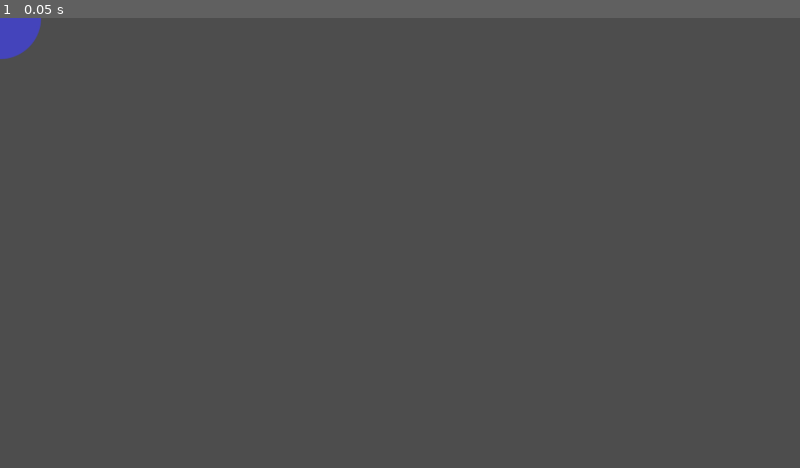
Above: before the commit, frame 1.
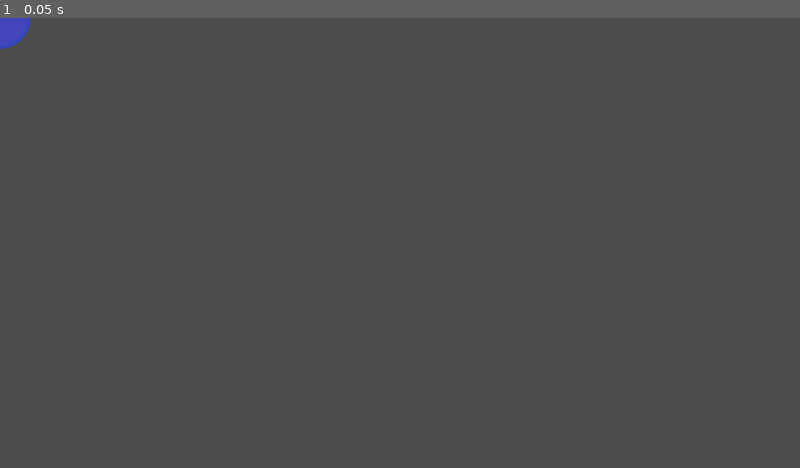
Above: after the commit, the same moment.

Repository: 0xEvsky/marboota-hearts-gm
Game: Godot game, scene res://scenes/player.tscn
Two runs of this game, one before a commit and one after it. Both use one fixed random seed, a clock stepped at 60 frames per second and the inputs below. This scene is started directly instead of the project's main scene.
Inputs:
- Up to frame 1 (0.05 s): no input

The runs differ from the first frame. In frame 1, 0.2% of the frame differs, in the area x 0-6%, y 0-10%.
Error in both runs: Invalid access to property or key 'sdk' on a base object of type 'null instance'. (res://scripts/network_manager.gd:26)

Commit message:
cutouts, backend fixes

Diff:
--- a/game/scenes/player.tscn
+++ b/game/scenes/player.tscn
@@ -4,20 +4,23 @@
 [ext_resource type="Texture2D" uid="uid://d3yb3sd1v6v7y" path="res://assets/graphics/icon.png" id="2_tdhj7"]
 
 [node name="Player" type="Node2D"]
+scale = Vector2(0.75, 0.75)
 script = ExtResource("1_qdsxo")
 
 [node name="IconBorder" type="Sprite2D" parent="."]
+modulate = Color(0.737255, 1, 1, 1)
 scale = Vector2(1.1, 1.1)
 texture = ExtResource("2_tdhj7")
 
-[node name="Icon" type="Sprite2D" parent="."]
+[node name="Cutout" type="TextureRect" parent="."]
+clip_children = 1
+anchors_preset = 15
+anchor_right = 1.0
+anchor_bottom = 1.0
+grow_horizontal = 2
+grow_vertical = 2
 texture = ExtResource("2_tdhj7")
 
-[node name="TextureRect" type="TextureRect" parent="."]
-anchors_preset = 8
-anchor_left = 0.5
-anchor_top = 0.5
-anchor_right = 0.5
-anchor_bottom = 0.5
-grow_horizontal = 2
-grow_vertical = 2
+[node name="Icon" type="Sprite2D" parent="Cutout"]
+position = Vector2(60, 60)
+texture = ExtResource("2_tdhj7")
--- a/game/scenes/table.tscn
+++ b/game/scenes/table.tscn
@@ -23,21 +23,21 @@
 texture = ExtResource("1_4ps2g")
 
 [node name="Seat0" parent="." instance=ExtResource("2_bw1av")]
-scale = Vector2(1.5, 1.5)
+scale = Vector2(1.2, 1.2)
 
 [node name="Seat1" parent="." instance=ExtResource("2_bw1av")]
 position = Vector2(-313, 0)
-scale = Vector2(1.5, 1.5)
+scale = Vector2(1.2, 1.2)
 seat_num = 1
 
 [node name="Seat2" parent="." instance=ExtResource("2_bw1av")]
 position = Vector2(0, -313)
-scale = Vector2(1.5, 1.5)
+scale = Vector2(1.2, 1.2)
 seat_num = 2
 
 [node name="Seat3" parent="." instance=ExtResource("2_bw1av")]
 position = Vector2(313, 0)
-scale = Vector2(1.5, 1.5)
+scale = Vector2(1.2, 1.2)
 seat_num = 3
 
 [node name="Anchor0" type="Node2D" parent="."]
@@ -84,28 +84,28 @@
 
 [node name="Hand0" parent="." node_paths=PackedStringArray("anchor", "score") instance=ExtResource("6_605ca")]
 position = Vector2(0, 225)
-scale = Vector2(0.25, 0.25)
+scale = Vector2(0.3, 0.3)
 anchor = NodePath("../CardAnchor0")
 score = NodePath("../Score0")
 
 [node name="Hand1" parent="." node_paths=PackedStringArray("anchor", "score") instance=ExtResource("6_605ca")]
 position = Vector2(-225, 0)
 rotation = 1.5708
-scale = Vector2(0.25, 0.25)
+scale = Vector2(0.3, 0.3)
 anchor = NodePath("../CardAnchor1")
 score = NodePath("../Score1")
 
 [node name="Hand2" parent="." node_paths=PackedStringArray("anchor", "score") instance=ExtResource("6_605ca")]
 position = Vector2(0, -225)
 rotation = 3.14159
-scale = Vector2(0.25, 0.25)
+scale = Vector2(0.3, 0.3)
 anchor = NodePath("../CardAnchor2")
 score = NodePath("../Score2")
 
 [node name="Hand3" parent="." node_paths=PackedStringArray("anchor", "score") instance=ExtResource("6_605ca")]
 position = Vector2(225, 0)
 rotation = -1.5708
-scale = Vector2(0.25, 0.25)
+scale = Vector2(0.3, 0.3)
 anchor = NodePath("../CardAnchor3")
 score = NodePath("../Score3")
 
--- a/game/scripts/network_manager.gd
+++ b/game/scripts/network_manager.gd
@@ -18,7 +18,7 @@
 func _ready() -> void:
 	var _backend_url := str(JavaScriptBridge.eval("window.location.hostname", true)) # true = safe
 	var full_url := "wss://" + _backend_url + _backend_url_suffix
-	#var full_url := "ws://localhost:3000/ws"
+	# var full_url := "ws://localhost:3000/ws"
 	#$"../Game/LoadingUI/Label".text = full_url
 
 	# Get data from JSbridge
--- a/game/scripts/player.gd
+++ b/game/scripts/player.gd
@@ -5,7 +5,7 @@
 var id := "123"
 
 @onready var manager: PlayerManager = get_parent()
-@onready var icon: Sprite2D = $Icon
+@onready var icon: Sprite2D = $"Cutout/Icon"
 # go down one more level and add parent clipping
 
 var state := manager.PLAYER_IDLE
--- a/game/scripts/player_manager.gd
+++ b/game/scripts/player_manager.gd
@@ -82,7 +82,7 @@
 func _update_pinned_players() -> void:
 	for i in pinned_players.size():
 		var player := pinned_players[i]
-		move_player(player.name, Vector2(global_position.x, global_position.y + (i * 110)))
+		move_player(player.name, Vector2(global_position.x, global_position.y + (i * 90)))
 	pass
 
 
--- a/game/scripts/table.gd
+++ b/game/scripts/table.gd
@@ -129,7 +129,7 @@
 
 		Globals.my_player.show()
 		Globals.my_player.seat.show()
-		Globals.my_player.hand.scale = Vector2(0.25, 0.25)
+		Globals.my_player.hand.scale = Vector2(0.30, 0.30)
 		Globals.my_player.hand.position.y = 225
 
 func rotate_table() -> void:
Not shown, changed: backend/main.go
Not shown, changed: backend/table.go
